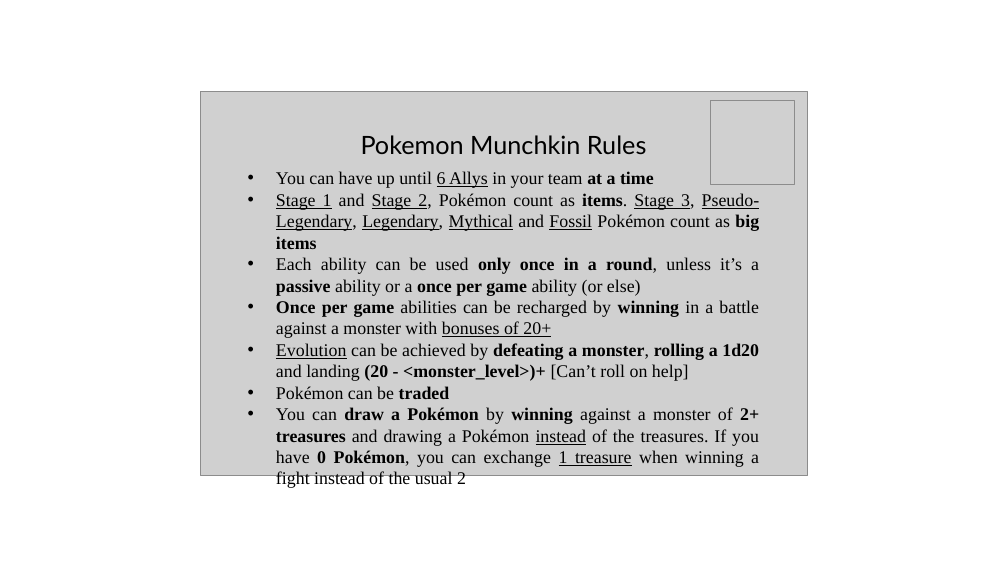
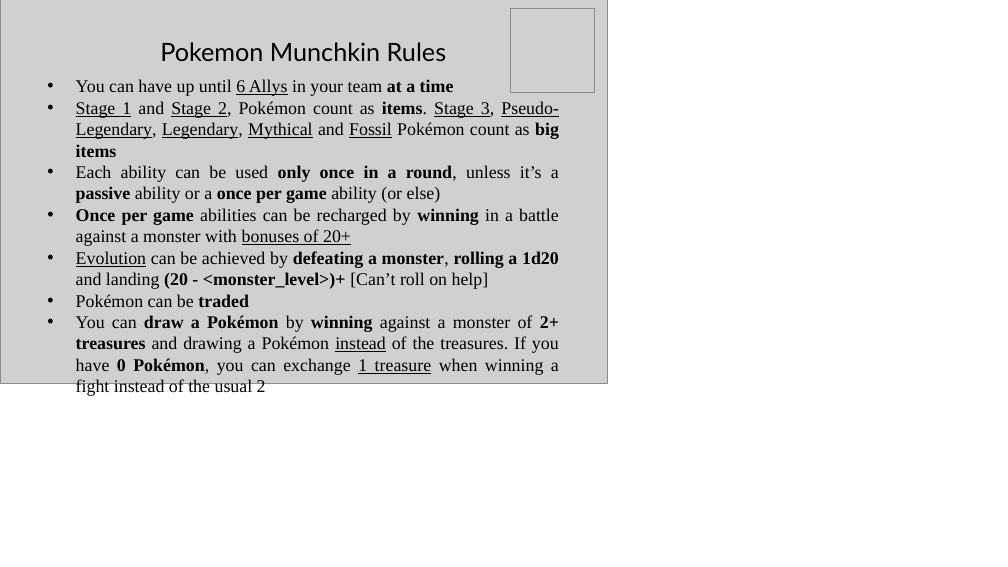
Before and after one commit to Mono2202/card-generator, a slide deck: slide 1 of external/pokemon_munchkin_rules.pptx. Drawn at 1008x567 pixels with LibreOffice and Linux fonts; fonts in the diff are those of the drawing; grey boxes stand for pictures. Boxes give left, top, right and bottom in pixels: in the first picture for what was removed or moved away, otherwise in the second. Text is boxed around its words. In the diff, an @@ line names an element or a change of style, - is before the commit and + after.

```diff
--- a/external/pokemon_munchkin_rules.pptx
+++ b/external/pokemon_munchkin_rules.pptx
@@ picture: place and size @@
-picture at box(200, 91, 808, 476)
+picture at box(0, 0, 608, 383)
@@ picture: place and size @@
-picture at box(711, 101, 795, 185)
+picture at box(510, 8, 594, 92)
@@ text "Pokemon Munchkin Rules": place and size @@
-text "Pokemon Munchkin Rules" at box(361, 135, 646, 154)
+text "Pokemon Munchkin Rules" at box(160, 42, 446, 61)
@@ text "You can have up until ...": place and size @@
-text "You can have up until ..." at box(276, 171, 760, 466)
+text "You can have up until ..." at box(76, 79, 559, 374)
```
Also in this commit, not shown: 2 other files.
